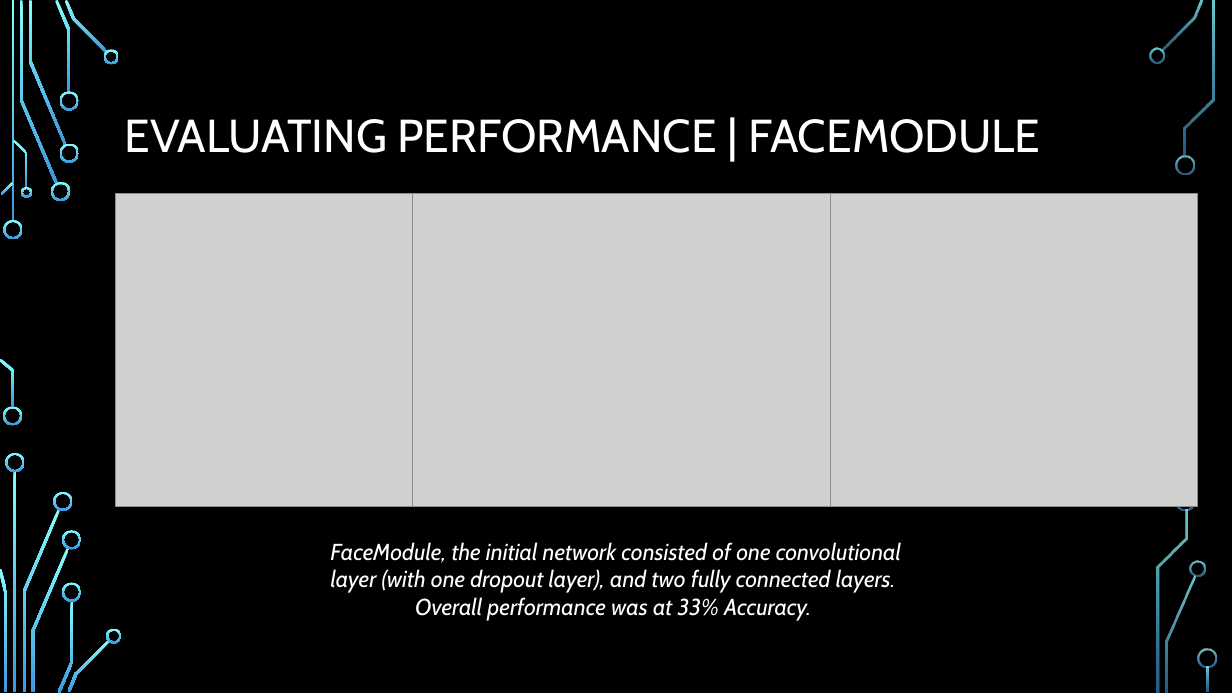
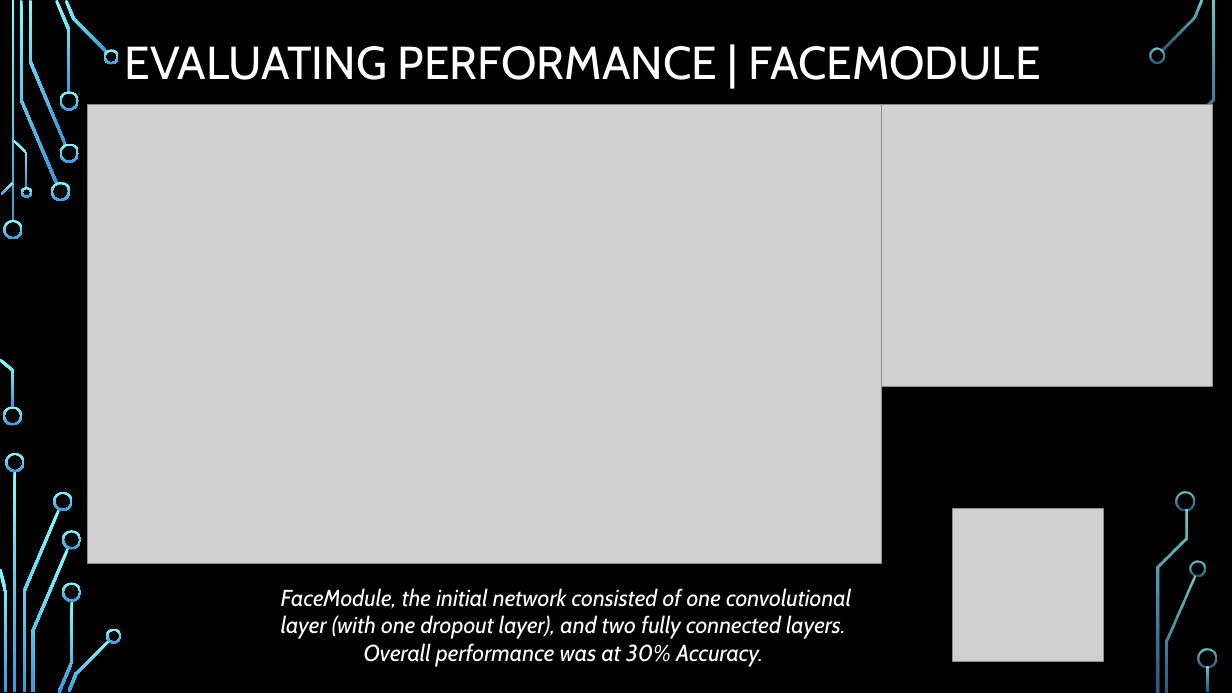
Before and after one commit to NelsonFoster/Final-Project-Group3, a slide deck: slide 11 of Final-Group-Presentation/Final-Project-Group3-Presentation.pptx (slide 10 before the commit). Drawn at 1232x693 pixels with LibreOffice and Linux fonts; fonts in the diff are those of the drawing; grey boxes stand for pictures; background and template pictures are left out. Boxes give left, top, right and bottom in pixels: in the first picture for what was removed or moved away, otherwise in the second. Text is boxed around its words. In the diff, an @@ line names an element or a change of style, - is before the commit and + after.

```diff
--- a/Final-Group-Presentation/Final-Project-Group3-Presentation.pptx
+++ b/Final-Group-Presentation/Final-Project-Group3-Presentation.pptx
@@ title "EVALUATING PERFORMANCE | FACEMODULE": place and size @@
-title "EVALUATING PERFORMANCE | FACEMODULE" at [125,119,1040,153]
+title "EVALUATING PERFORMANCE | FACEMODULE" at [125,46,1040,80]
@@ picture added at [87,104,882,564] @@
@@ picture: place and size @@
-picture at [831,193,1198,506]
+picture at [882,104,1213,387]
@@ freeform shape removed at [1176,155,1195,175] @@
@@ picture removed at [412,194,831,507] @@
@@ picture: place and size @@
-picture at [116,194,425,507]
+picture at [953,508,1104,662]
@@ text at [281,588,851,667]: text changed @@
-FaceModule, the initial network consisted of one convolutional layer (with one dropout layer), and two fully connected layers. Overall performance was at 33% Accuracy.
+FaceModule, the initial network consisted of one convolutional layer (with one dropout layer), and two fully connected layers. Overall performance was at 30% Accuracy.
```
Also in this commit, not shown: 4 other slides changed, 2 slides added, 6 other files.
